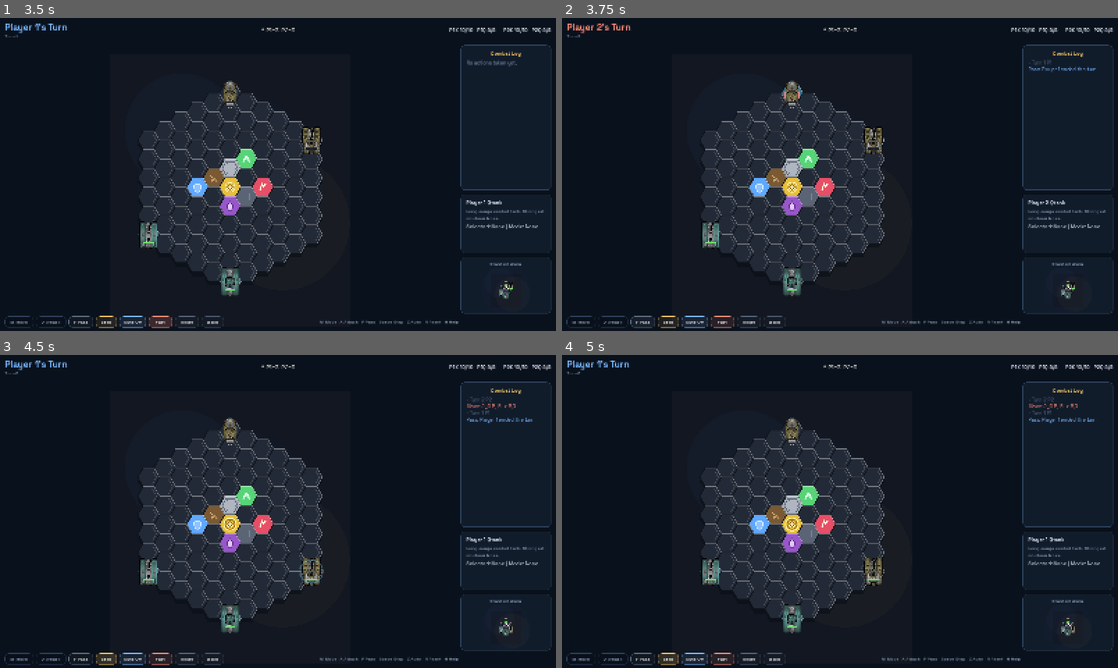
Above: before the commit, frames 1-4 (two rows, left to right).
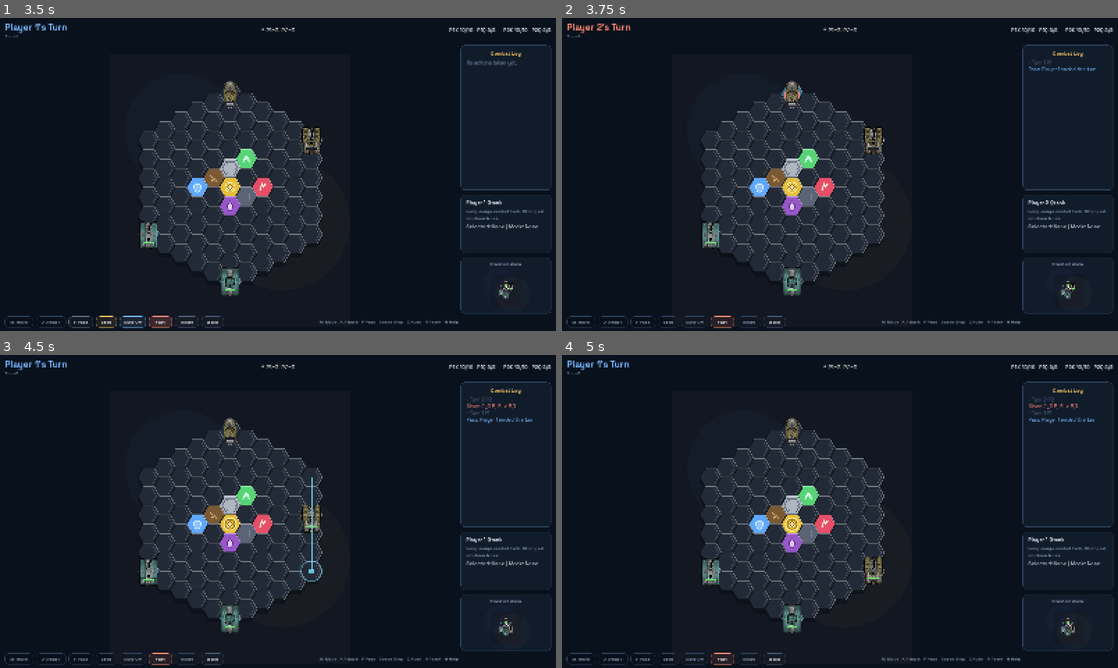
Above: after the commit, the same moments.

Repository: Arvi-Saleque/Hex-Siege-Arena
Game: Godot game, scene res://scenes/boot/boot.tscn
The game is run twice, just before and just after one commit, with the same random seed, the same clock (stepped at 60 frames per second) and the same inputs. Sound files missing from this copy of the repository are replaced by a short silence.
Inputs:
- Up to frame 1 (3.5 s): click "Quick Start Guide" at 0.5 s; click "Start Match" at 1.25 s; click "Reset" at 2 s; click "Normal" at 2.75 s
- Up to frame 2 (3.75 s): click "P Pass" at 3.5 s
- Up to frame 3 (4.5 s): click "Step" at 4.25 s
- Up to frame 4 (5 s): no input

Frame 1 is identical in both runs. In frame 2, 0.2% of the frame differs, in the area x 12-44%, y 51-100%; in frame 3, 1.1%, in the area x 12-59%, y 20-100%; in frame 4, 0.4%.

Commit message:
feel: slow tank movement and attack presentation

Diff:
--- a/scripts/board/board_debug_view.gd
+++ b/scripts/board/board_debug_view.gd
@@ -67,6 +67,7 @@
 var _ring_effects: Array[Dictionary] = []
 var _flash_effects: Array[Dictionary] = []
 var _floating_texts: Array[Dictionary] = []
+var _tank_motion_overrides: Dictionary = {}
 var _shake_timer: float = 0.0
 var _shake_strength: float = 0.0
 var _shake_offset: Vector2 = Vector2.ZERO
@@ -262,25 +263,41 @@
 			if moved_tank != null:
 				var start_center: Vector2 = moved_tank.position.to_world_flat(hex_size)
 				var end_center: Vector2 = action.target_coord.to_world_flat(hex_size)
+				var travel_duration: float = clampf(start_center.distance_to(end_center) / 220.0, 0.32, 0.8)
+				_tank_motion_overrides[action.actor_id] = {
+					"start": start_center,
+					"end": end_center,
+					"time_left": travel_duration,
+					"duration": travel_duration,
+				}
 				_beam_effects.append({
 					"start": start_center,
 					"end": end_center,
 					"color": Color("7be0ff"),
 					"width": 4.0,
-					"time_left": 0.18,
-					"duration": 0.18,
+					"time_left": travel_duration,
+					"duration": travel_duration,
 				})
 				_ring_effects.append({
 					"center": end_center,
 					"color": Color("7be0ff"),
 					"radius": 26.0,
-					"time_left": 0.28,
-					"duration": 0.28,
+					"time_left": 0.44,
+					"duration": 0.44,
 					"filled": false,
 				})
-				_trigger_shake(0.15)
+				_trigger_shake(0.22)
 		GameTypes.ActionType.ATTACK:
 			_play_attack_effect(previous_state, action)
+		GameTypes.ActionType.PASS:
+			_ring_effects.append({
+				"center": HexCoord.new().to_world_flat(hex_size),
+				"color": Color("aebdd3"),
+				"radius": 20.0,
+				"time_left": 0.22,
+				"duration": 0.22,
+				"filled": false,
+			})
 		_:
 			pass
 
@@ -288,6 +305,28 @@
 		_apply_event_feedback(current_state, event_item)
 
 	queue_redraw()
+
+
+func get_feedback_hold_seconds(action: ActionData, previous_state: GameState = null) -> float:
+	match action.action_type:
+		GameTypes.ActionType.MOVE:
+			if previous_state != null:
+				var moved_tank: TankData = previous_state.get_tank(action.actor_id)
+				if moved_tank != null:
+					var start_center: Vector2 = moved_tank.position.to_world_flat(hex_size)
+					var end_center: Vector2 = action.target_coord.to_world_flat(hex_size)
+					return clampf(start_center.distance_to(end_center) / 220.0, 0.38, 0.92)
+			return 0.45
+		GameTypes.ActionType.ATTACK:
+			if previous_state != null:
+				var attacker: TankData = previous_state.get_tank(action.actor_id)
+				if attacker != null and attacker.tank_type == GameTypes.TankType.KTANK:
+					return 0.82
+			return 0.68
+		GameTypes.ActionType.PASS:
+			return 0.2
+		_:
+			return 0.22
 
 
 func get_board_visual_size() -> Vector2:
@@ -412,6 +451,8 @@
 			continue
 		var tank_cell: CellData = game_state.board.get_cell(tank.position)
 		var center: Vector2 = _tile_center(tank_cell) if tank_cell != null else tank.position.to_world_flat(hex_size)
+		if _tank_motion_overrides.has(tank.actor_id()):
+			center = _motion_override_center(tank.actor_id(), center)
 		var player_color: Color = _player_primary_color(tank.owner_id)
 		var accent_color: Color = _player_accent_color(tank.owner_id)
 		draw_colored_polygon(_ellipse_points(center + Vector2(0, 16), Vector2(20, 8), 20), Color(0.03, 0.05, 0.08, 0.4))
@@ -672,6 +713,7 @@
 	_tick_effect_array(_ring_effects, delta)
 	_tick_effect_array(_flash_effects, delta)
 	_tick_effect_array(_floating_texts, delta)
+	_tick_motion_overrides(delta)
 	if AppState.reduced_motion:
 		_shake_timer = 0.0
 		_shake_strength = 0.0
@@ -696,6 +738,27 @@
 			effect_array[index] = effect
 
 
+func _tick_motion_overrides(delta: float) -> void:
+	for actor_id: String in _tank_motion_overrides.keys():
+		var motion: Dictionary = _tank_motion_overrides[actor_id]
+		motion["time_left"] = _effect_float(motion, "time_left", 0.0) - delta
+		if _effect_float(motion, "time_left", 0.0) <= 0.0:
+			_tank_motion_overrides.erase(actor_id)
+		else:
+			_tank_motion_overrides[actor_id] = motion
+
+
+func _motion_override_center(actor_id: String, fallback_center: Vector2) -> Vector2:
+	var motion: Dictionary = _tank_motion_overrides.get(actor_id, {})
+	if motion.is_empty():
+		return fallback_center
+	var duration: float = maxf(_effect_float(motion, "duration", 1.0), 0.001)
+	var time_left: float = clampf(_effect_float(motion, "time_left", 0.0), 0.0, duration)
+	var progress: float = 1.0 - (time_left / duration)
+	var eased_progress: float = 1.0 - pow(1.0 - progress, 2.2)
+	return _effect_vec2(motion, "start", fallback_center).lerp(_effect_vec2(motion, "end", fallback_center), eased_progress)
+
+
 func _apply_event_feedback(current_state: GameState, event_item: GameEvent) -> void:
 	match event_item.event_name:
 		"hit_tank":
@@ -706,17 +769,17 @@
 				"center": hit_center,
 				"color": Color("ffb0b8"),
 				"radius": 18.0,
-				"time_left": 0.24,
-				"duration": 0.24,
+				"time_left": 0.36,
+				"duration": 0.36,
 			})
 			_floating_texts.append({
 				"center": hit_center,
 				"text": "-%d" % damage,
 				"color": Color("fff1f3"),
-				"time_left": 0.7,
-				"duration": 0.7,
+				"time_left": 0.9,
+				"duration": 0.9,
 			})
-			_trigger_shake(0.18)
+			_trigger_shake(0.26)
 		"hit_cell":
 			var cell_coord: HexCoord = HexCoord.from_key(str(event_item.payload.get("coord", "")))
 			var cell_center: Vector2 = cell_coord.to_world_flat(hex_size)
@@ -724,19 +787,19 @@
 				"center": cell_center,
 				"color": Color("ffd59e"),
 				"radius": 15.0,
-				"time_left": 0.2,
-				"duration": 0.2,
+				"time_left": 0.32,
+				"duration": 0.32,
 			})
 			if bool(event_item.payload.get("destroyed", false)):
 				_ring_effects.append({
 					"center": cell_center,
 					"color": Color("ffcf7a"),
 					"radius": 24.0,
-					"time_left": 0.32,
-					"duration": 0.32,
+					"time_left": 0.5,
+					"duration": 0.5,
 					"filled": true,
 				})
-			_trigger_shake(0.14)
+			_trigger_shake(0.2)
 		"power_up":
 			var actor_id: String = str(event_item.payload.get("actor_id", ""))
 			var buff_tank: TankData = current_state.get_tank(actor_id)
@@ -745,8 +808,8 @@
 					"center": buff_tank.position.to_world_flat(hex_size),
 					"color": _buff_color(buff_tank.active_buff),
 					"radius": 22.0,
-					"time_left": 0.45,
-					"duration": 0.45,
+					"time_left": 0.6,
+					"duration": 0.6,
 					"filled": true,
 				})
 		"tank_destroyed":
@@ -757,18 +820,18 @@
 					"center": destroyed_tank.position.to_world_flat(hex_size),
 					"color": Color("ffd09b"),
 					"radius": 34.0,
-					"time_left": 0.48,
-					"duration": 0.48,
+					"time_left": 0.68,
+					"duration": 0.68,
 					"filled": true,
 				})
-			_trigger_shake(0.3)
+			_trigger_shake(0.42)
 		"win_center":
 			_ring_effects.append({
 				"center": HexCoord.new().to_world_flat(hex_size),
 				"color": Color("fff1a9"),
 				"radius": 38.0,
-				"time_left": 0.6,
-				"duration": 0.6,
+				"time_left": 0.78,
+				"duration": 0.78,
 				"filled": true,
 			})
 
@@ -791,25 +854,25 @@
 			"end": target_center,
 			"color": Color("7ef3ff"),
 			"width": 5.0,
-			"time_left": 0.18,
-			"duration": 0.18,
+			"time_left": 0.34,
+			"duration": 0.34,
 		})
 		_ring_effects.append({
 			"center": target_center,
 			"color": Color("b7ffff"),
 			"radius": 18.0,
-			"time_left": 0.22,
-			"duration": 0.22,
+			"time_left": 0.44,
+			"duration": 0.44,
 			"filled": false,
 		})
-		_trigger_shake(0.16)
+		_trigger_shake(0.22)
 	else:
 		_ring_effects.append({
 			"center": source_center,
 			"color": Color("ffb46f"),
 			"radius": 26.0,
-			"time_left": 0.32,
-			"duration": 0.32,
+			"time_left": 0.5,
+			"duration": 0.5,
 			"filled": true,
 		})
 		for neighbor_coord: HexCoord in attacker.position.neighbors():
@@ -818,10 +881,10 @@
 					"center": neighbor_coord.to_world_flat(hex_size),
 					"color": Color("ff936d"),
 					"radius": 12.0,
-					"time_left": 0.22,
-					"duration": 0.22,
+					"time_left": 0.38,
+					"duration": 0.38,
 				})
-		_trigger_shake(0.24)
+		_trigger_shake(0.34)
 
 
 func _trigger_shake(duration: float) -> void:
@@ -836,6 +899,7 @@
 	_ring_effects.clear()
 	_flash_effects.clear()
 	_floating_texts.clear()
+	_tank_motion_overrides.clear()
 	_shake_timer = 0.0
 	_shake_strength = 0.0
 	_shake_offset = Vector2.ZERO
--- a/scripts/ui/match_root.gd
+++ b/scripts/ui/match_root.gd
@@ -63,6 +63,7 @@
 var _autoplay_enabled: bool = false
 var _autoplay_speed_index: int = 1
 var _guide_visible: bool = false
+var _presentation_locked: bool = false
 
 
 func _ready() -> void:
@@ -483,10 +484,13 @@
 	elif _autoplay_enabled:
 		_status_label.text = "Autoplay running at %s speed." % AUTOPLAY_SPEED_LABELS[_autoplay_speed_index]
 	else:
-		_status_label.text = "Selected: %s | Mode: %s" % [
-			_actor_label(_selected_actor_id) if _selected_actor_id != "" else "None",
-			_action_mode.capitalize() if _action_mode != "" else "None",
-		]
+		if _presentation_locked:
+			_status_label.text = "Resolving action..."
+		else:
+			_status_label.text = "Selected: %s | Mode: %s" % [
+				_actor_label(_selected_actor_id) if _selected_actor_id != "" else "None",
+				_action_mode.capitalize() if _action_mode != "" else "None",
+			]
 
 	_board_view.set_game_state(_game_state)
 	_board_view.set_selected_actor(_selected_actor_id)
@@ -662,16 +666,18 @@
 
 
 func _update_button_state() -> void:
-	var can_act: bool = not _game_state.game_over and not _autoplay_enabled and _selected_actor_id != ""
+	var can_act: bool = not _game_state.game_over and not _autoplay_enabled and not _presentation_locked and _selected_actor_id != ""
 	_move_button.disabled = not can_act
 	_attack_button.disabled = not can_act
-	_pass_button.disabled = _game_state.game_over or _autoplay_enabled
-	_reset_button.disabled = false
-	_ai_move_button.disabled = _game_state.game_over or _autoplay_enabled or _current_player_controller_type() == GameTypes.ControllerType.HUMAN
-	_autoplay_button.disabled = _game_state.game_over or not _both_players_are_ai()
+	_pass_button.disabled = _game_state.game_over or _autoplay_enabled or _presentation_locked
+	_reset_button.disabled = _presentation_locked
+	_ai_move_button.disabled = _game_state.game_over or _autoplay_enabled or _presentation_locked or _current_player_controller_type() == GameTypes.ControllerType.HUMAN
+	_autoplay_button.disabled = _game_state.game_over or _presentation_locked or not _both_players_are_ai()
 
 
 func _on_board_cell_clicked(coord_key: String) -> void:
+	if _presentation_locked:
+		return
 	var coord: HexCoord = HexCoord.from_key(coord_key)
 	var clicked_tank: TankData = _game_state.get_tank_at(coord)
 
@@ -735,6 +741,8 @@
 
 
 func _on_reset_pressed() -> void:
+	if _presentation_locked:
+		return
 	_disable_autoplay()
 	_reset_match()
 	_refresh_view()
@@ -777,6 +785,8 @@
 
 
 func _step_current_ai_turn() -> void:
+	if _presentation_locked:
+		return
 	var controller_type: int = _current_player_controller_type()
 	if controller_type == GameTypes.ControllerType.HUMAN:
 		return
@@ -792,6 +802,7 @@
 	_game_state = GameState.new(AppState.current_match_config.clone())
 	_action_mode = ""
 	_selected_actor_id = ""
+	_presentation_locked = false
 	if _board_view != null:
 		_board_view.clear_transient_effects()
 	AppState.last_action_explanation = ActionExplanation.new()
@@ -899,12 +910,16 @@
 
 
 func _execute_action(action: ActionData, source_label: String, explanation: ActionExplanation) -> void:
+	if _presentation_locked:
+		return
+	_presentation_locked = true
 	var acting_turn: int = _game_state.turn_count
 	var acting_player: int = _game_state.current_player
 	var previous_state: GameState = _game_state.clone()
 	_game_state.apply_action(action)
 	AudioManager.play_action_feedback(previous_state, _game_state, action, _game_state.last_events)
 	_board_view.play_action_feedback(previous_state, _game_state, action, _game_state.last_events)
+	var feedback_hold: float = _board_view.get_feedback_hold_seconds(action, previous_state)
 	if _game_state.game_over:
 		_disable_autoplay()
 		AppState.current_replay.winner_label = _winner_label()
@@ -912,6 +927,9 @@
 	AppState.last_action_explanation = explanation
 	EventBus.action_explanation_updated.emit(explanation)
 	_record_turn_snapshot(acting_turn, acting_player, source_label, action, explanation)
+	_refresh_view()
+	await get_tree().create_timer(feedback_hold).timeout
+	_presentation_locked = false
 	_after_action()
 
 
@@ -1256,8 +1274,9 @@
 				_on_autoplay_pressed()
 				get_viewport().set_input_as_handled()
 		KEY_R:
-			_on_reset_pressed()
-			get_viewport().set_input_as_handled()
+			if not _presentation_locked:
+				_on_reset_pressed()
+				get_viewport().set_input_as_handled()
 		KEY_H:
 			get_tree().change_scene_to_file(AppState.HELP_SCENE)
 			get_viewport().set_input_as_handled()
Not shown, changed: update.md
